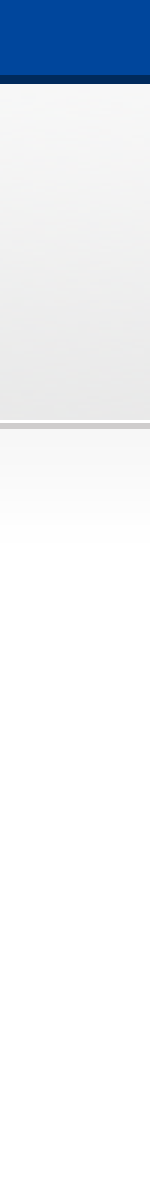
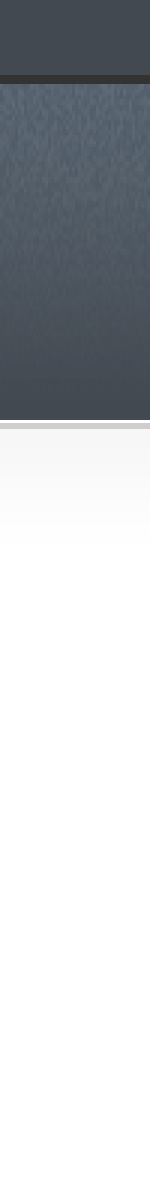
Before/after of a w=150, h=1200 layered artwork. What changed in the layer stack:
added layer "Layer 2" above "Layer 1" over (0, 0, 150, 420)
added layer "Layer 1" above "bg_light" over (0, 0, 150, 84)
